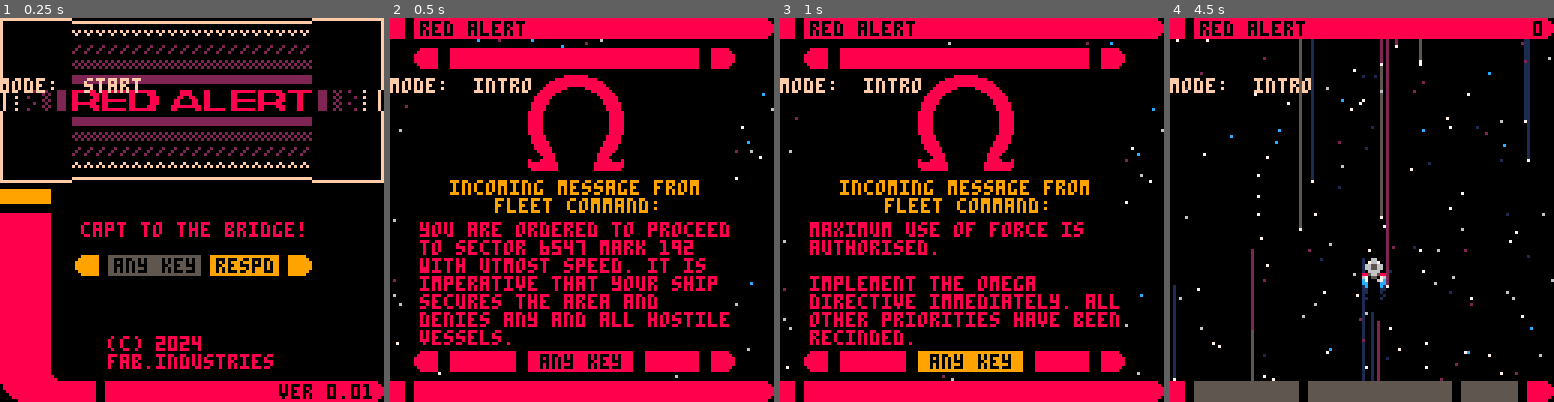
Above: before the commit, frames 1-4 (left to right).
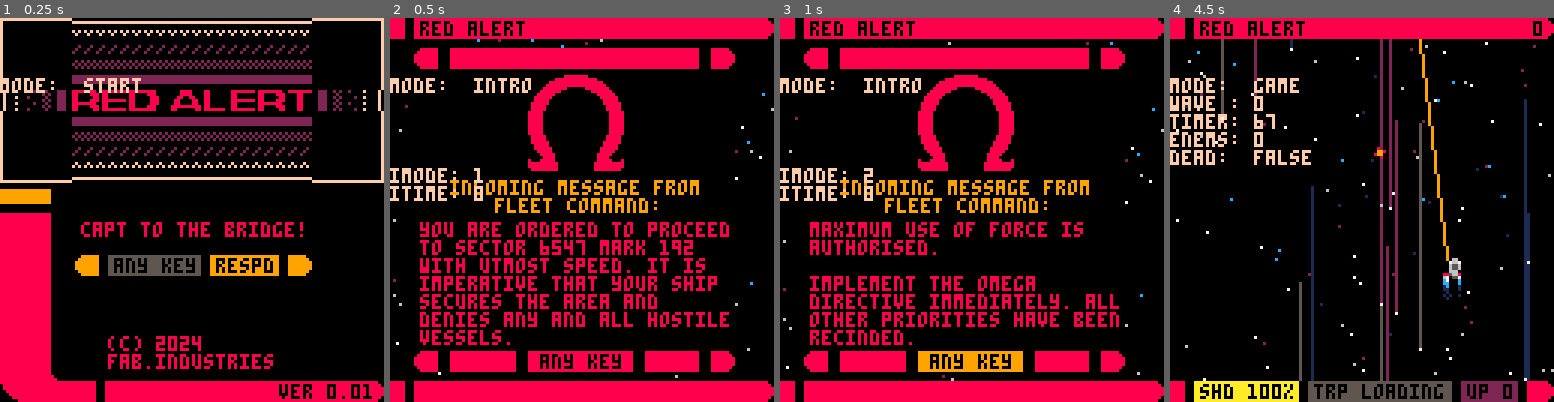
Above: after the commit, the same moments.

Repository: fab-industries/red-alert
Game: PICO-8 cartridge redalert.p8
Same seed, same stepped clock (60 frames per second), same inputs: the game is played once before the commit and once after it.
Inputs:
- Up to frame 1 (0.25 s): no input
- Up to frame 2 (0.5 s): tap X (X key) at 0.33 s
- Up to frame 3 (1 s): tap O (Z key) at 0.7 s
- Up to frame 4 (4.5 s): tap X (X key) at 1.07, 1.85, 2.97, 4.08 s; hold Right 1.6-2.1 s; tap O (Z key) every 0.4 s from 1.7 to 4.1 s; hold Up 2.15-2.42 s; hold Right 2.47-3.03 s; hold Left 3.08-3.58 s; hold Down 3.63-3.97 s; hold Right from 4.02 s (still down)

Frame 1 is identical in both runs. In frame 2, 0.8% of the frame differs, in the area x 0-25%, y 39-48%; in frame 3, 0.8%; in frame 4, 13%, in the area x 0-100%, y 5-100%.

Commit message:
Intro messages now only switch on button press

Diff:
--- a/redalert.p8
+++ b/redalert.p8
@@ -8,20 +8,17 @@
 
 todo:
 
- ❎ rewrite wave spawning
  🅾️ intro txt switch based only
  			on button press
  🅾️ debug setting: replace
     pause menu with screenshot
     mode for cart img
- ❎ change enemy shield fx
-    based on ship type
- ❎ bigger enemies
  🅾️ fix collision detection for
     bigger enemies
  🅾️ rework enemy spawning
  🅾️ enemy pathfinding
  🅾️ enemy shooting
+ 🅾️ music
 
 ]]--
 
@@ -76,6 +73,7 @@
 function start_game()
  mode="intro"
  timeout=120
+ imode=1
  introt=0
 
  tailspr={7,8,9}
@@ -329,25 +327,33 @@
 
 function update_intro()
  update_game()
- introt+=1
 
  --skip intro messages
- if introt<300 then
+
+ if btn(❎)==false and btn(🅾️)==false then
+  btnrel=true
+ end
+
+ if btnrel then
   if btnp(❎) or btnp(🅾️) then
-   introt=300
-  end
- elseif introt>300 and introt<600 then
-  if btnp(❎) or btnp(🅾️) then
-   introt=600
-  end
- end
-
- if introt==700 then
+   btnrel=false
+   if imode<3 then
+    imode+=1
+   end
+  end
+ end
+
+ if imode==3 then
+  introt+=1
+ end
+
+ if introt==45 then
   sfx(7)
   reset_starspd()
   ship.warp=true
  end
- if introt>=760 then
+
+ if introt>=90 then
   mode="game"
  end
 end
@@ -817,7 +823,10 @@
    dead=tostr(ship.dead)
    print("dead:  "..dead,0,44,15)
   end
-
+  if mode=="intro" then
+   print("imode: "..imode,0,50,15)
+   print("itime: "..introt,0,56,15)
+  end
  end
 
 end
@@ -1049,7 +1058,7 @@
 
  elseif mode=="intro" then
 
-  if introt<660 then
+  if imode<3 then
 		 rectfill (0,0,127,6,0)
 		 rectfill(0,0,122,6,8)
 		 circfill(124,3,3,8)
@@ -1084,7 +1093,7 @@
 		 circfill(124,124,3,8)
 		 local tcol={5,8}
 		end
-		if introt<600 then
+		if imode<3 then
 		 rectfill(5,121,7,127,0)
 		 rectfill(8,10,114,117,0)
 		 rectfill(10,10,110,16,8)
@@ -1110,7 +1119,7 @@
 	  print("any key",50,112,0)
 
   end
-	 if introt<300 then
+	 if imode==1 then
 		 print("you are ordered to proceed",10,68,8)
 		 print("to sector 6547 mark 192",10,74,8)
 	 	print("with utmost speed. it is",10,80,8)
@@ -1118,7 +1127,7 @@
 	 	print("secures the area and",10,92,8)
 	 	print("denies any and all hostile",10,98,8)
 	  print("vessels.",10,104,8)
-	 elseif introt<600 then
+	 elseif imode==2 then
 	  print("maximum use of force is",10,68,8)
 		 print("authorised.",10,74,8)
 	 	print("",10,80,8)
